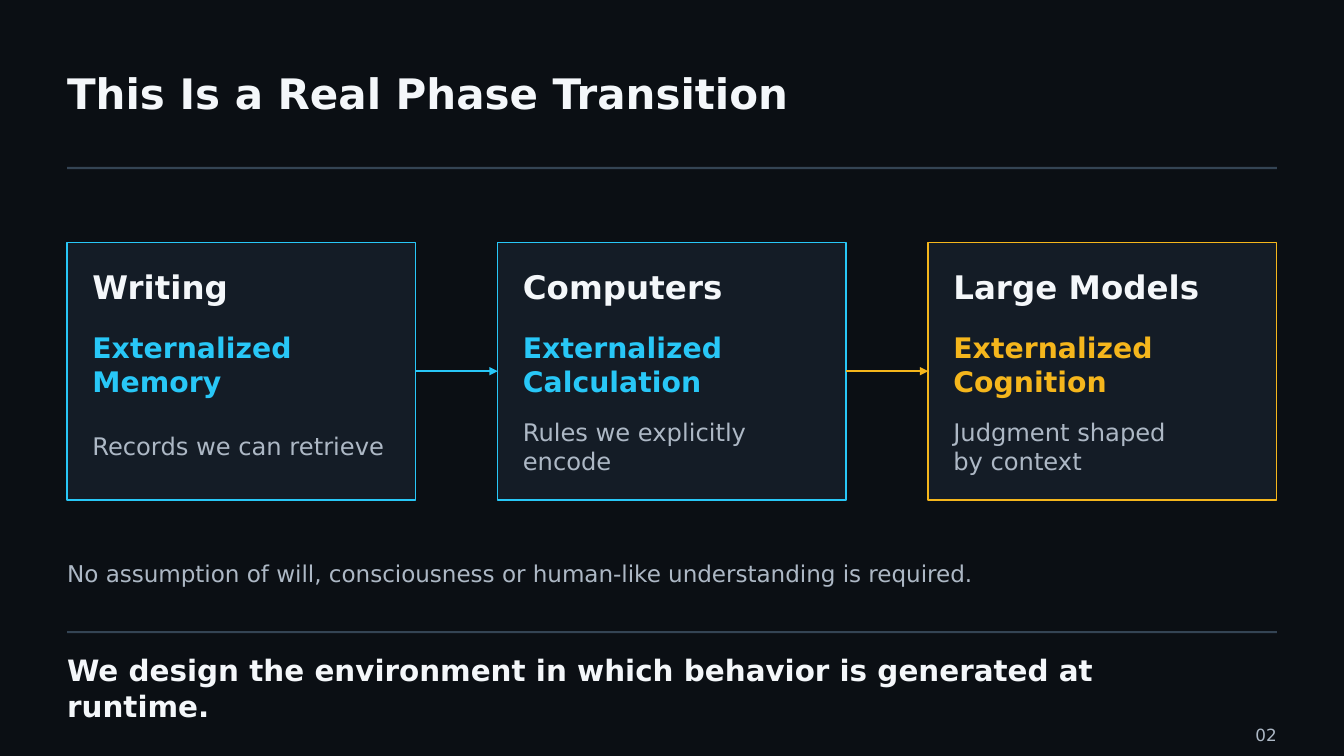
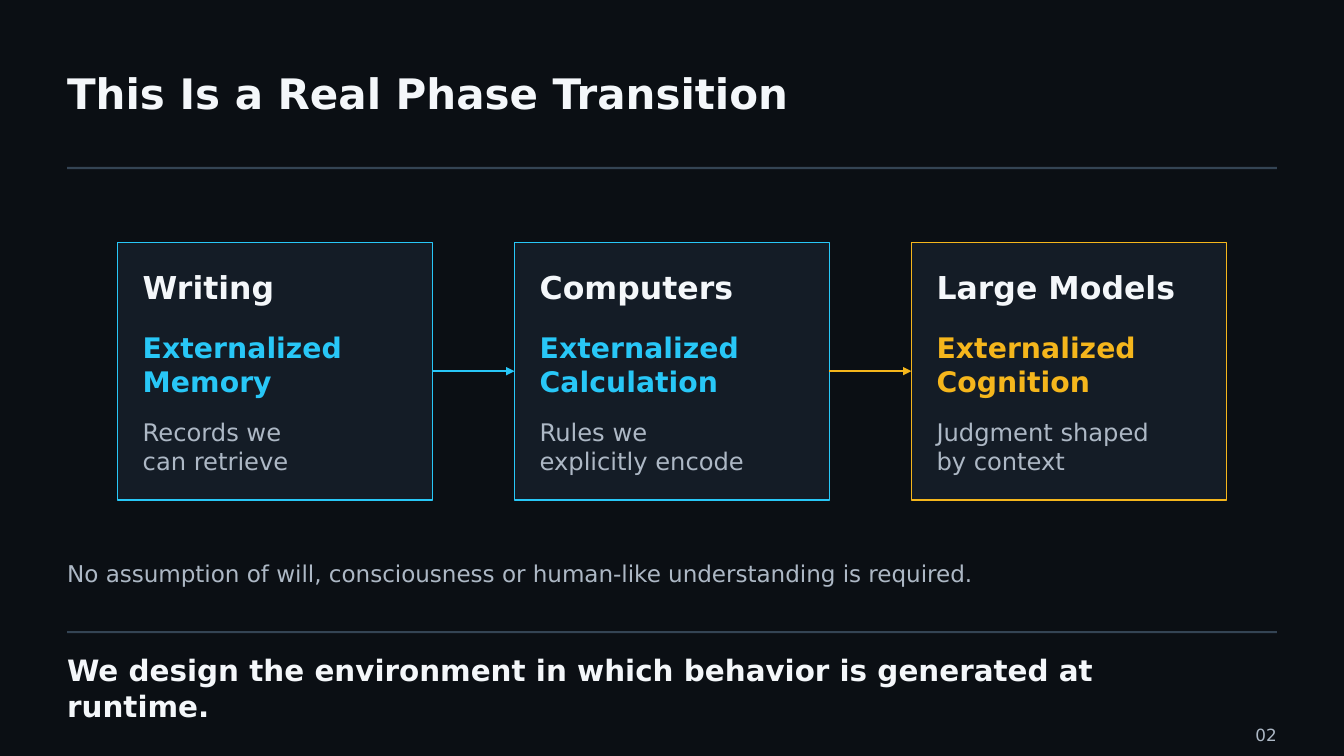
Before and after one commit to UncertaintyArchitectureGroup/uncertainty-architecture, a slide deck: slide 2 of assets/presentations/pmday-2026/ai-changes-both-sides.pptx. Drawn at 1344x756 pixels with LibreOffice and Linux fonts; fonts in the diff are those of the drawing. Boxes give left, top, right and bottom in pixels: in the first picture for what was removed or moved away, otherwise in the second. Text is boxed around its words. In the diff, an @@ line names an element or a change of style, - is before the commit and + after.

```diff
--- a/assets/presentations/pmday-2026/ai-changes-both-sides.pptx
+++ b/assets/presentations/pmday-2026/ai-changes-both-sides.pptx
@@ rectangle resized from (x1=68, y1=243, x2=416, y2=500) to (x1=118, y1=243, x2=433, y2=500) @@
@@ text "Writing" moved from (x1=92, y1=274, x2=228, y2=306) to (x1=143, y1=275, x2=274, y2=306) @@
@@ rectangle resized from (x1=498, y1=243, x2=847, y2=500) to (x1=514, y1=243, x2=829, y2=500) @@
@@ text "Computers" moved from (x1=523, y1=275, x2=723, y2=306) to (x1=540, y1=275, x2=734, y2=306) @@
@@ rectangle resized from (x1=929, y1=243, x2=1277, y2=500) to (x1=911, y1=243, x2=1226, y2=500) @@
@@ size 23.2 to 22.5 pt in 3 elements at (x1=540, y1=275, x2=734, y2=306), (x1=143, y1=275, x2=274, y2=306), (x1=937, y1=275, x2=1175, y2=306) @@
@@ text "Large Models" moved from (x1=953, y1=274, x2=1200, y2=306) to (x1=937, y1=275, x2=1175, y2=306) @@
@@ text "Externalized" moved from (x1=92, y1=336, x2=291, y2=398) to (x1=143, y1=336, x2=342, y2=398) @@
@@ text "Externalized" moved from (x1=523, y1=336, x2=722, y2=393) to (x1=540, y1=336, x2=739, y2=393) @@
@@ text "Externalized" moved from (x1=953, y1=336, x2=1152, y2=398) to (x1=937, y1=336, x2=1136, y2=398) @@
@@ arrow moved from (415, 371) - (498, 371) to (433, 371) - (514, 371) @@
@@ arrow moved from (847, 371) - (929, 371) to (830, 371) - (911, 371) @@
@@ text "Judgment shaped" moved from (x1=953, y1=422, x2=1165, y2=475) to (x1=937, y1=422, x2=1149, y2=475) @@
@@ text at (x1=143, y1=422, x2=288, y2=471): text changed @@
-Records we can retrieve
+Records we
+can retrieve
@@ text at (x1=540, y1=422, x2=743, y2=475): text changed @@
-Rules we explicitly encode
+Rules we
+explicitly encode
```
Also in this commit, not shown: 4 other slides changed, 2 slides added, 2 slides removed, 19 other files.
